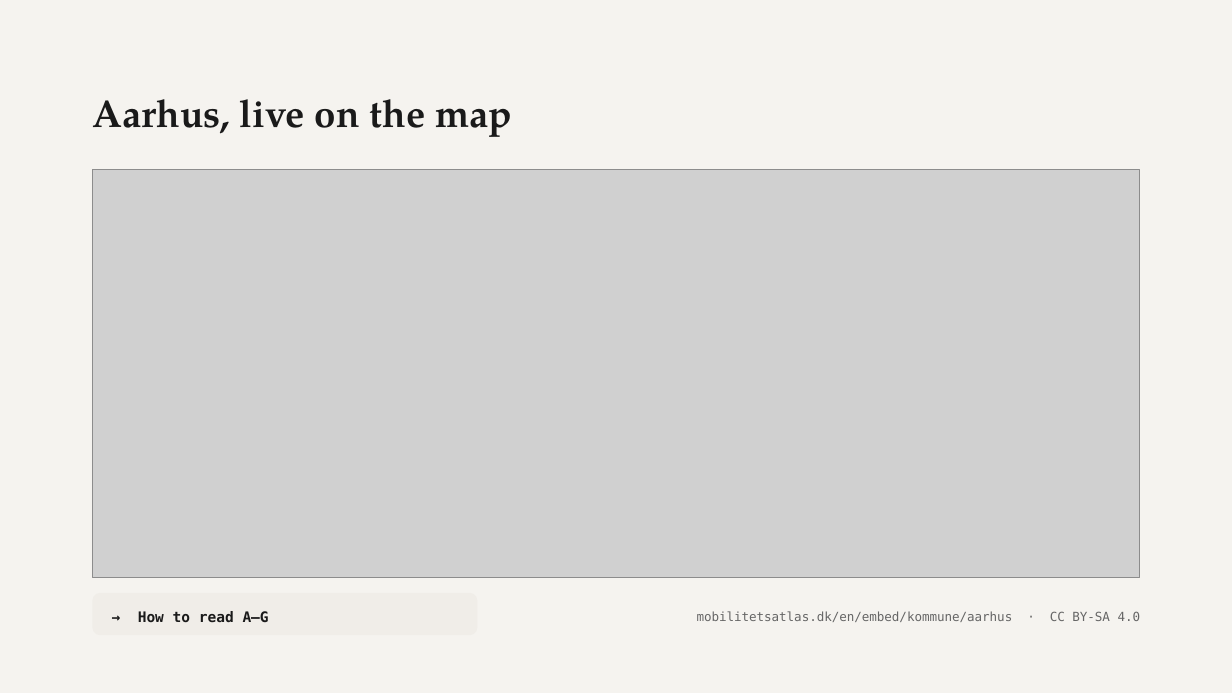
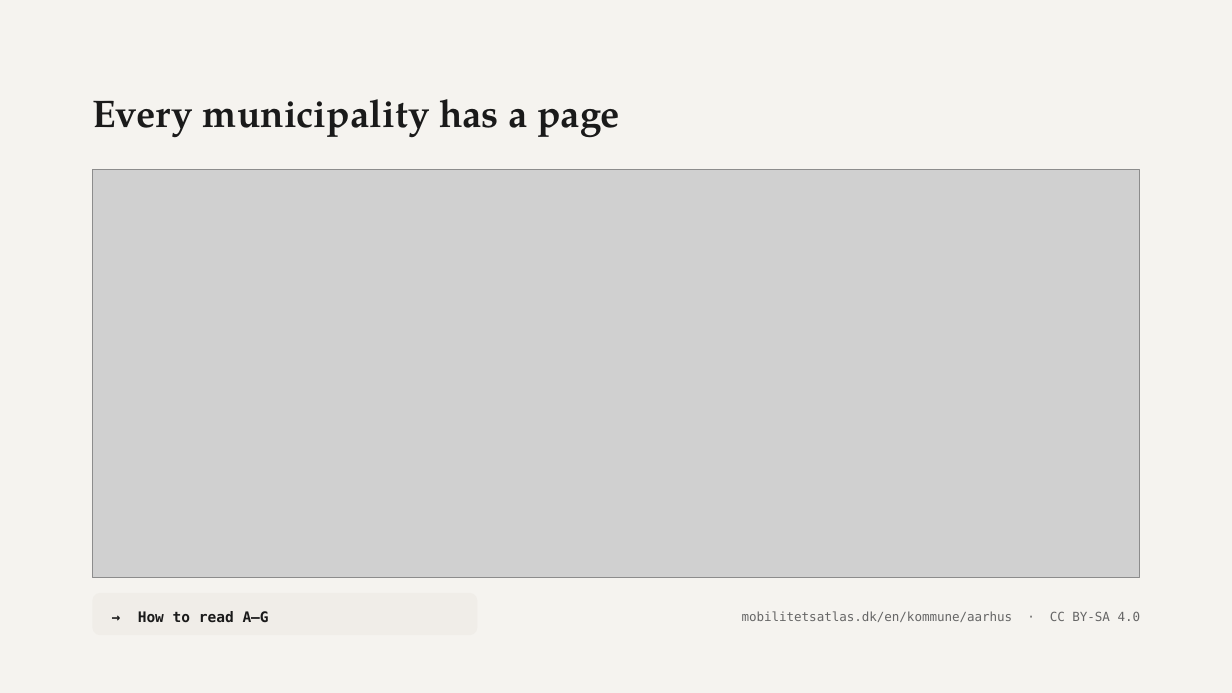
Before and after one commit to betamobility/slides, a slide deck: slide 12 of decks/mobilitetsatlas-intro/Mobilitetsatlas-introduktion.pptx. Drawn at 1232x693 pixels with LibreOffice and Linux fonts; fonts in the diff are those of the drawing; grey boxes stand for pictures. Boxes give left, top, right and bottom in pixels: in the first picture for what was removed or moved away, otherwise in the second. Text is boxed around its words. In the diff, an @@ line names an element or a change of style, - is before the commit and + after.

Commit message:
Revert "feat(embed): let the shell trust its own origins, so live embeds can run"
This reverts commit 0647fb4c52adf02e95702ba16a0be58508fae17c.

```diff
--- a/decks/mobilitetsatlas-intro/Mobilitetsatlas-introduktion.pptx
+++ b/decks/mobilitetsatlas-intro/Mobilitetsatlas-introduktion.pptx
@@ text at box(92, 99, 620, 138): text changed @@
-Aarhus, live on the map
+Every municipality has a page
@@ text at box(742, 611, 1141, 622): text changed @@
-mobilitetsatlas.dk/en/embed/kommune/aarhus · CC BY-SA 4.0
+mobilitetsatlas.dk/en/kommune/aarhus · CC BY-SA 4.0
```
Also in this commit, not shown: 2 other slides changed, 12 other files.
